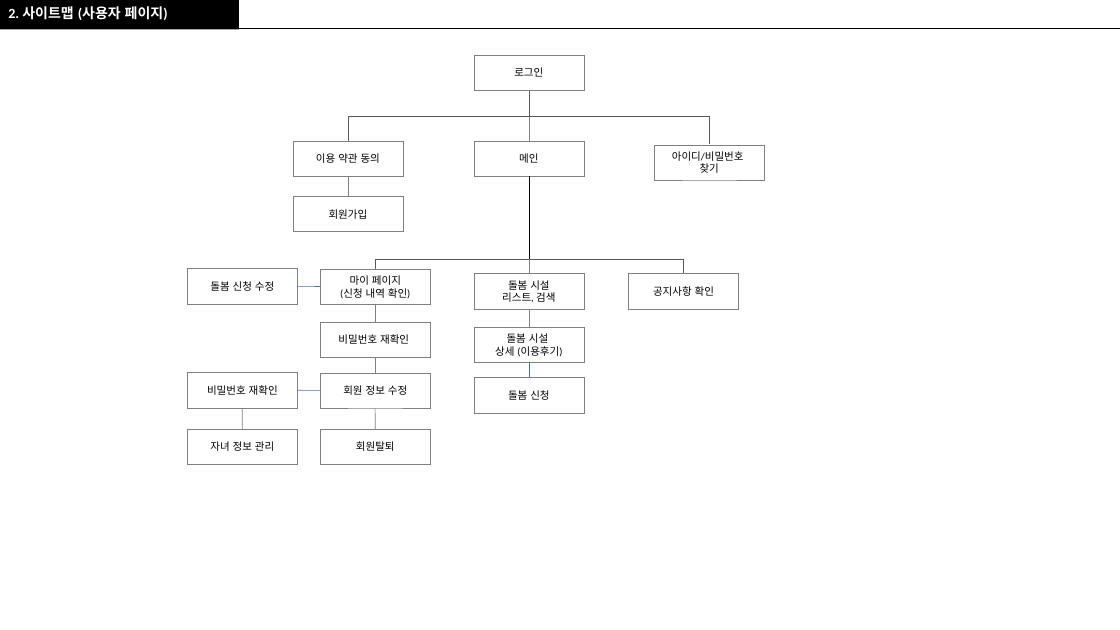
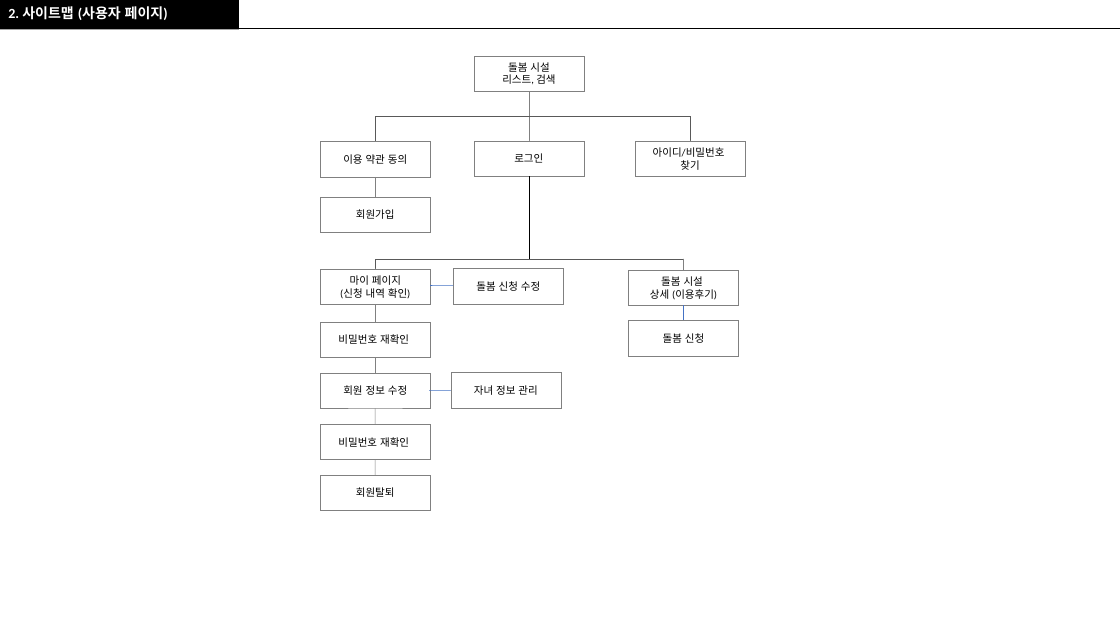
Before and after one commit to RealWarm/Common_Document, a slide deck: slide 4 of 온종일_돌봄/정훈_온종일_스토리보드_원본.pptx. Drawn at 1120x630 pixels with LibreOffice and Linux fonts; fonts in the diff are those of the drawing. Boxes give left, top, right and bottom in pixels: in the first picture for what was removed or moved away, otherwise in the second. Text is boxed around its words. In the diff, an @@ line names an element or a change of style, - is before the commit and + after.

```diff
--- a/온종일_돌봄/정훈_온종일_스토리보드_원본.pptx
+++ b/온종일_돌봄/정훈_온종일_스토리보드_원본.pptx
@@ rectangle "돌봄 시설": place and size @@
-rectangle "돌봄 시설" at [474,274,584,309]
+rectangle "돌봄 시설" at [474,55,584,91]
@@ rectangle removed at [474,55,584,90] @@
-로그인
@@ elbow line moved from (529, 92) - (349, 142) to (529, 116) - (376, 166) @@
@@ elbow line moved from (529, 89) - (710, 144) to (529, 117) - (690, 168) @@
@@ rectangle "이용 약관 동의": place and size @@
-rectangle "이용 약관 동의" at [293,141,403,176]
+rectangle "이용 약관 동의" at [320,142,430,177]
@@ rectangle "아이디/비밀번호": place and size @@
-rectangle "아이디/비밀번호" at [655,145,765,180]
+rectangle "아이디/비밀번호" at [635,141,745,176]
@@ line moved from (348, 176) - (348, 197) to (376, 177) - (376, 197) @@
@@ text in rectangle at [514,153,543,163]: text changed @@
-메인
+로그인
@@ rectangle "회원가입": place and size @@
-rectangle "회원가입" at [293,197,403,232]
+rectangle "회원가입" at [320,197,430,232]
@@ rectangle "돌봄 신청 수정": place and size @@
-rectangle "돌봄 신청 수정" at [187,269,297,304]
+rectangle "돌봄 신청 수정" at [454,269,564,304]
@@ line moved from (529, 260) - (529, 274) to (684, 259) - (684, 271) @@
@@ line moved from (297, 287) - (320, 287) to (430, 286) - (454, 286) @@
@@ rectangle removed at [628,274,739,309] @@
-공지사항 확인
@@ line removed from (529, 309) to (529, 327) @@
@@ 2 rectangles, 1 line: place and size @@
-2 rectangles, 1 line at [474,327,584,413]
+2 rectangles, 1 line at [628,271,739,355]
@@ rectangle "자녀 정보 관리": place and size @@
-rectangle "자녀 정보 관리" at [187,429,297,465]
+rectangle "자녀 정보 관리" at [451,373,561,408]
@@ line moved from (297, 391) - (320, 391) to (429, 391) - (452, 391) @@
@@ rectangle "비밀번호 재확인": place and size @@
-rectangle "비밀번호 재확인" at [187,373,297,408]
+rectangle "비밀번호 재확인" at [320,424,430,460]
@@ rectangle "회원탈퇴": place and size @@
-rectangle "회원탈퇴" at [320,429,430,465]
+rectangle "회원탈퇴" at [320,476,430,511]
@@ line moved from (242, 408) - (242, 429) to (376, 455) - (376, 476) @@
```
Also in this commit, not shown: 3 other slides changed, 2 slides added, 1 other file.
